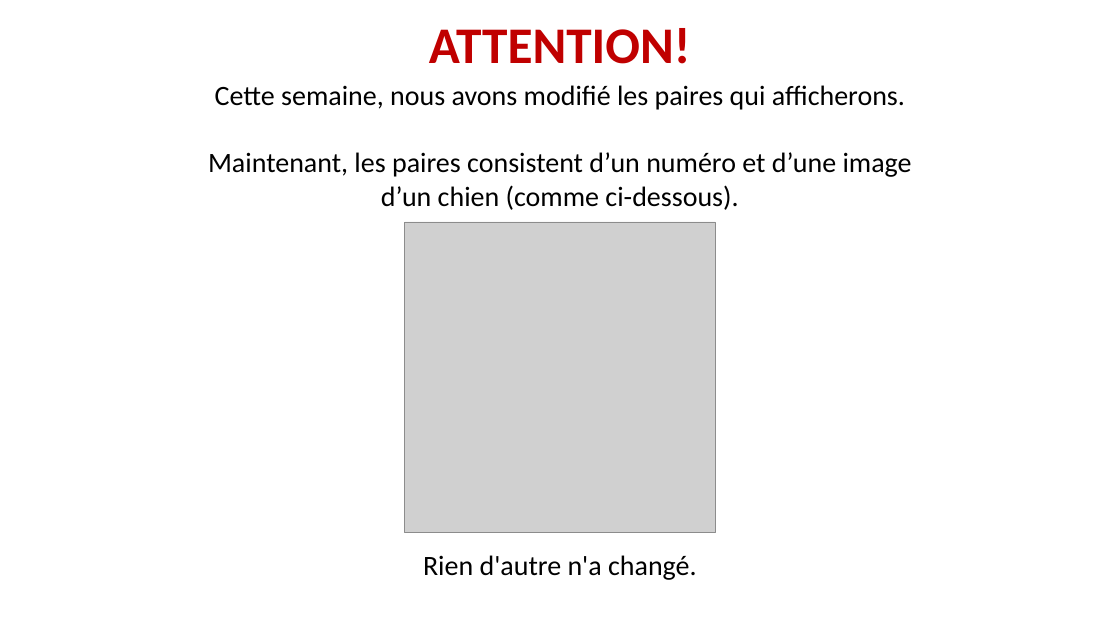
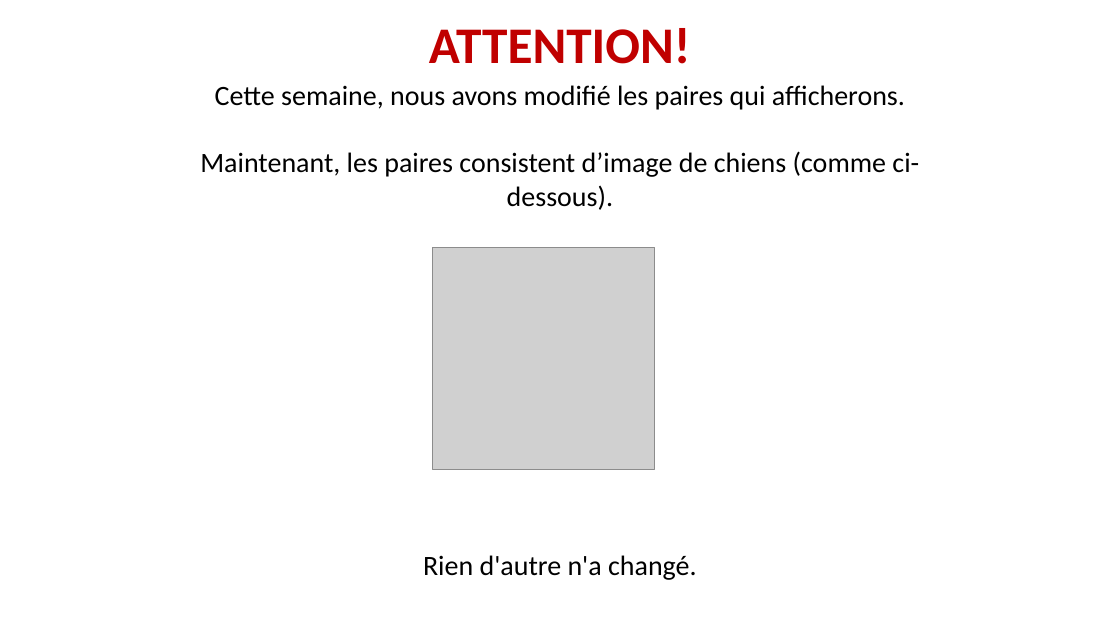
Before and after one commit to MBB-team/Online_Testing, a slide deck: slide 1 of src/Self_Efficacy/Stimuli/Instructions.pptx. Drawn at 1120x630 pixels with LibreOffice and Linux fonts; fonts in the diff are those of the drawing; grey boxes stand for pictures. Boxes give left, top, right and bottom in pixels: in the first picture for what was removed or moved away, otherwise in the second. Text is boxed around its words. In the diff, an @@ line names an element or a change of style, - is before the commit and + after.

```diff
--- a/src/Self_Efficacy/Stimuli/Instructions.pptx
+++ b/src/Self_Efficacy/Stimuli/Instructions.pptx
@@ text at box(200, 151, 919, 210): text changed @@
-Maintenant, les paires consistent d’un numéro et d’une image d’un chien (comme ci-dessous).
+Maintenant, les paires consistent d’image de chiens (comme ci-dessous).
@@ picture: place and size @@
-picture at box(405, 222, 715, 533)
+picture at box(433, 247, 655, 469)
```
Also in this commit, not shown: 19 other files.
